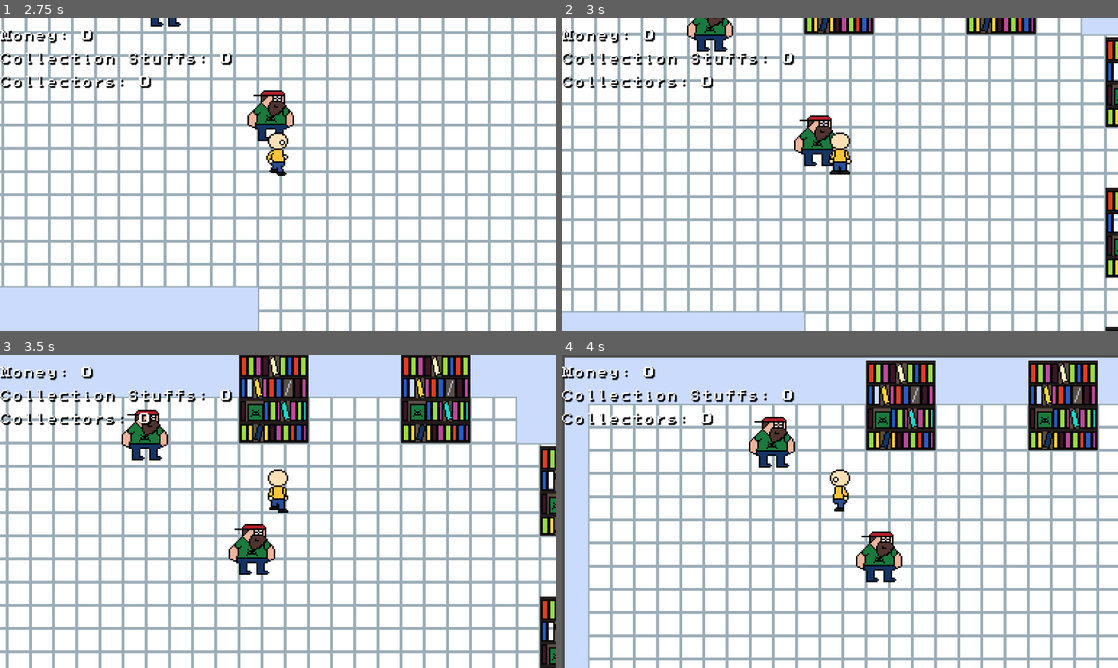
Above: before the commit, frames 1-4 (two rows, left to right).
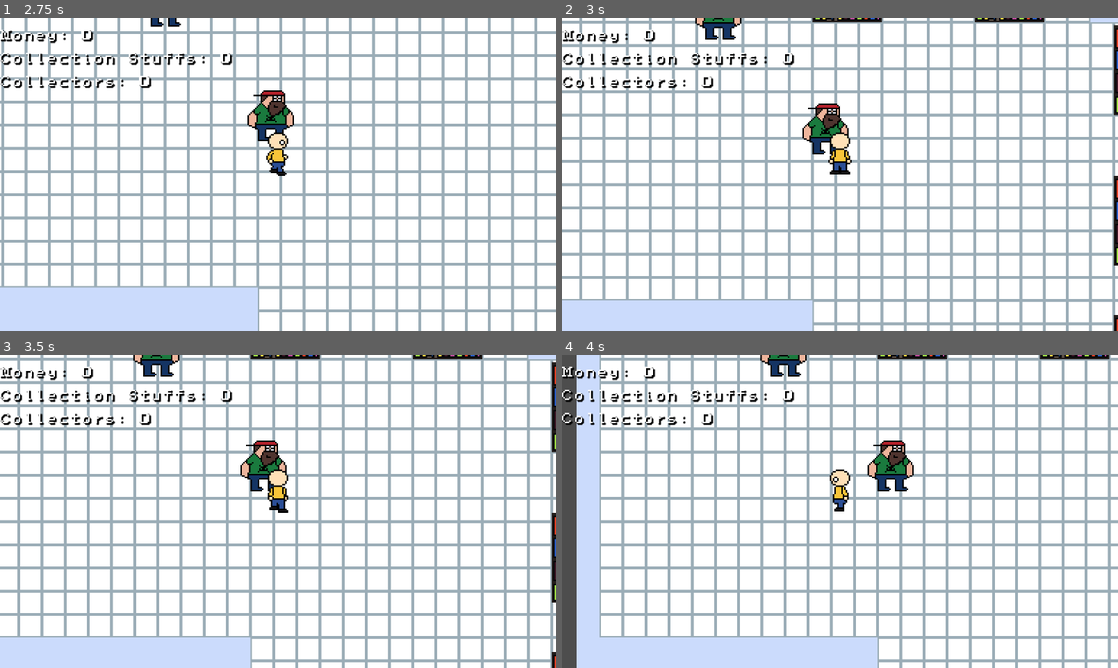
Above: after the commit, the same moments.

Repository: memoloop/ld58
Game: Godot game, scene res://scenes/game/game.tscn
Two runs of this game, one before a commit and one after it. Both use one fixed random seed, a clock stepped at 60 frames per second and the inputs below.
Inputs:
- Up to frame 1 (2.75 s): tap Enter at 0.5 s; hold D (walk_right) 0.53-1.28 s; hold Space (interact) 0.53-1.28 s; hold S (walk_down) 1.28-2.03 s; tap Space (interact) at 1.35 s; hold D (walk_right) from 2.03 s (still down); hold Space (interact) from 2.03 s (still down)
- Up to frame 2 (3 s): release D (walk_right) at 2.78 s; release Space (interact) at 2.78 s; hold W (walk_up) from 2.78 s (still down); tap Space (interact) at 2.85 s
- Up to frame 3 (3.5 s): keep holding W (walk_up)
- Up to frame 4 (4 s): release W (walk_up) at 3.53 s; hold A (walk_left) from 3.53 s (still down); hold Space (interact) from 3.53 s (still down)

Frame 1 is identical in both runs. In frame 2, 44% of the frame differs, in the area x 0-100%, y 0-100%; in frame 3, 57%; in frame 4, 53%.

Commit message:
Added door to finish the level

Diff:
--- a/scenes/characters/collector/collector.gd
+++ b/scenes/characters/collector/collector.gd
@@ -47,9 +47,10 @@
 
 func _on_shelf_research_area_body_entered(body: Node2D):
 	if is_enlisted and body is Shelf and target != "shelf":
-		if not body.is_empty:
+		if not body.is_empty and not body.targeted_by_collector:
 			target = "shelf"
 			shelf_position = body.global_position
+			body.targeted_by_collector = true
 
 func _on_shelf_gripping_area_body_entered(body: Node2D):
 	if is_enlisted and target == "shelf" and body is Shelf:
--- a/scenes/characters/collector/collector.tscn
+++ b/scenes/characters/collector/collector.tscn
@@ -51,7 +51,7 @@
 "speed": 5.0
 }]
 
-[sub_resource type="CircleShape2D" id="CircleShape2D_m6o3a"]
+[sub_resource type="RectangleShape2D" id="RectangleShape2D_6gguv"]
 
 [sub_resource type="CircleShape2D" id="CircleShape2D_6gguv"]
 radius = 59.0085
@@ -71,7 +71,7 @@
 
 [node name="CollisionShape2D" type="CollisionShape2D" parent="."]
 position = Vector2(0, -10)
-shape = SubResource("CircleShape2D_m6o3a")
+shape = SubResource("RectangleShape2D_6gguv")
 
 [node name="ShelfResearchArea" type="Area2D" parent="."]
 
--- /dev/null
+++ b/scenes/characters/door/door.gd
@@ -0,0 +1,7 @@
+extends Area2D
+class_name Door
+
+func _on_body_entered(body: Node2D):
+    if body is Player:
+        # TODO: go to the next level
+        pass
--- /dev/null
+++ b/scenes/characters/door/door.tscn
@@ -0,0 +1,21 @@
+[gd_scene load_steps=4 format=3 uid="uid://d2uspnmxf34fa"]
+
+[ext_resource type="Script" uid="uid://fwk6o1hkqkkg" path="res://scenes/characters/door/door.gd" id="1_3o6po"]
+[ext_resource type="Texture2D" uid="uid://cdkgu4w3sf1wk" path="res://assets/imgs/door.png" id="1_kfknx"]
+
+[sub_resource type="RectangleShape2D" id="RectangleShape2D_kfknx"]
+size = Vector2(32, 48)
+
+[node name="Door" type="Area2D"]
+z_index = -3
+script = ExtResource("1_3o6po")
+
+[node name="Sprite2D" type="Sprite2D" parent="."]
+position = Vector2(0, -24)
+texture = ExtResource("1_kfknx")
+
+[node name="CollisionShape2D" type="CollisionShape2D" parent="."]
+position = Vector2(0, -24)
+shape = SubResource("RectangleShape2D_kfknx")
+
+[connection signal="body_entered" from="." to="." method="_on_body_entered"]
--- a/scenes/characters/player/player.gd
+++ b/scenes/characters/player/player.gd
@@ -1,4 +1,5 @@
 extends CharacterBody2D
+class_name Player
 
 var speed: float = 100.0
 var gripping_speed: float = 10.0
--- a/scenes/characters/player/player.tscn
+++ b/scenes/characters/player/player.tscn
@@ -144,6 +144,9 @@
 [sub_resource type="CircleShape2D" id="CircleShape2D_7uws0"]
 radius = 7.0
 
+[sub_resource type="CircleShape2D" id="CircleShape2D_t61fv"]
+radius = 16.0
+
 [node name="Player" type="CharacterBody2D"]
 motion_mode = 1
 script = ExtResource("1_t61fv")
@@ -162,4 +165,12 @@
 position = Vector2(0, -7)
 target_position = Vector2(0, 10)
 
+[node name="DistanceBody" type="StaticBody2D" parent="."]
+collision_layer = 2
+collision_mask = 2
+
+[node name="CollisionShape2D" type="CollisionShape2D" parent="DistanceBody"]
+position = Vector2(0, -15)
+shape = SubResource("CircleShape2D_t61fv")
+
 [node name="Camera2D" type="Camera2D" parent="."]
--- a/scenes/characters/shelf/shelf.gd
+++ b/scenes/characters/shelf/shelf.gd
@@ -2,6 +2,7 @@
 class_name Shelf
 
 var is_empty: bool = false
+var targeted_by_collector: bool = false
 @export var progress: float = 100.0
 @export var collection_stuffs = 30
 
--- a/scenes/game/game.tscn
+++ b/scenes/game/game.tscn
@@ -1,10 +1,11 @@
-[gd_scene load_steps=6 format=4 uid="uid://eq6huhdqjsps"]
+[gd_scene load_steps=7 format=4 uid="uid://eq6huhdqjsps"]
 
 [ext_resource type="TileSet" uid="uid://u5ojg25mpbih" path="res://assets/gd_res/tile_set.tres" id="1_lfrn8"]
 [ext_resource type="PackedScene" uid="uid://4wwlc7kam4xp" path="res://scenes/characters/player/player.tscn" id="1_sul5r"]
 [ext_resource type="PackedScene" uid="uid://cimd17tjghgl0" path="res://scenes/characters/collector/collector.tscn" id="2_7h61r"]
 [ext_resource type="PackedScene" uid="uid://cbe0tmdd1p3u5" path="res://scenes/characters/shelf/shelf.tscn" id="3_0sr1o"]
 [ext_resource type="PackedScene" uid="uid://bts01so8ushqe" path="res://scenes/hud/hud.tscn" id="4_kelw5"]
+[ext_resource type="PackedScene" uid="uid://d2uspnmxf34fa" path="res://scenes/characters/door/door.tscn" id="5_5i0tg"]
 
 [node name="Game" type="Node"]
 
@@ -43,4 +44,7 @@
 [node name="Shelf6" parent="YSort" instance=ExtResource("3_0sr1o")]
 position = Vector2(424, 96)
 
+[node name="Door" parent="YSort" instance=ExtResource("5_5i0tg")]
+position = Vector2(433, 384)
+
 [node name="HUD" parent="." instance=ExtResource("4_kelw5")]
Binary file added: assets/imgs/door.ase
Binary file added: assets/imgs/door.png
Not shown, added: assets/imgs/door.png.import
Not shown, added: scenes/characters/door/door.gd.uid
Not shown: 1 places in scenes/characters/player/player.tscn that only renumber resources
